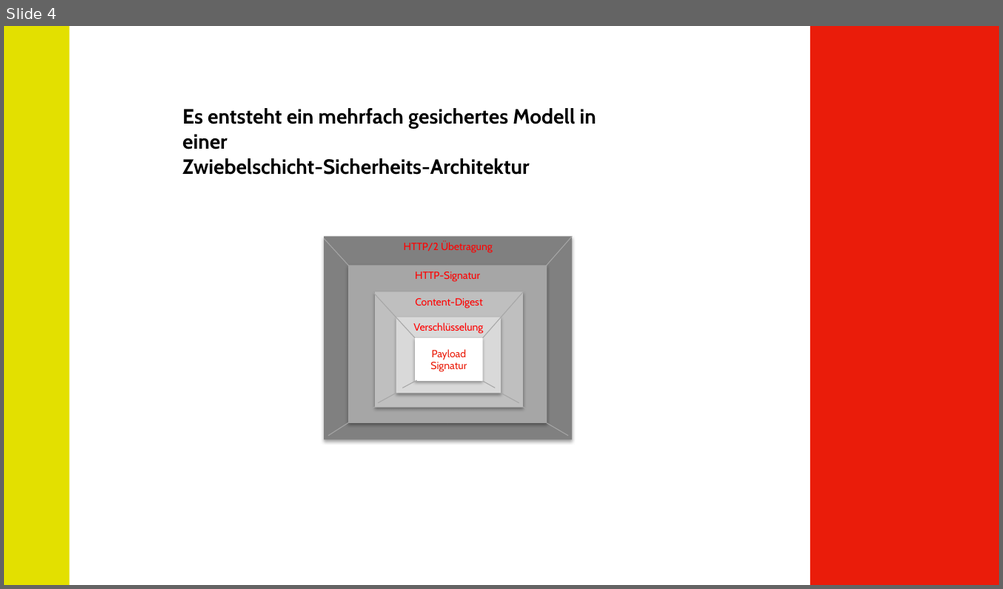
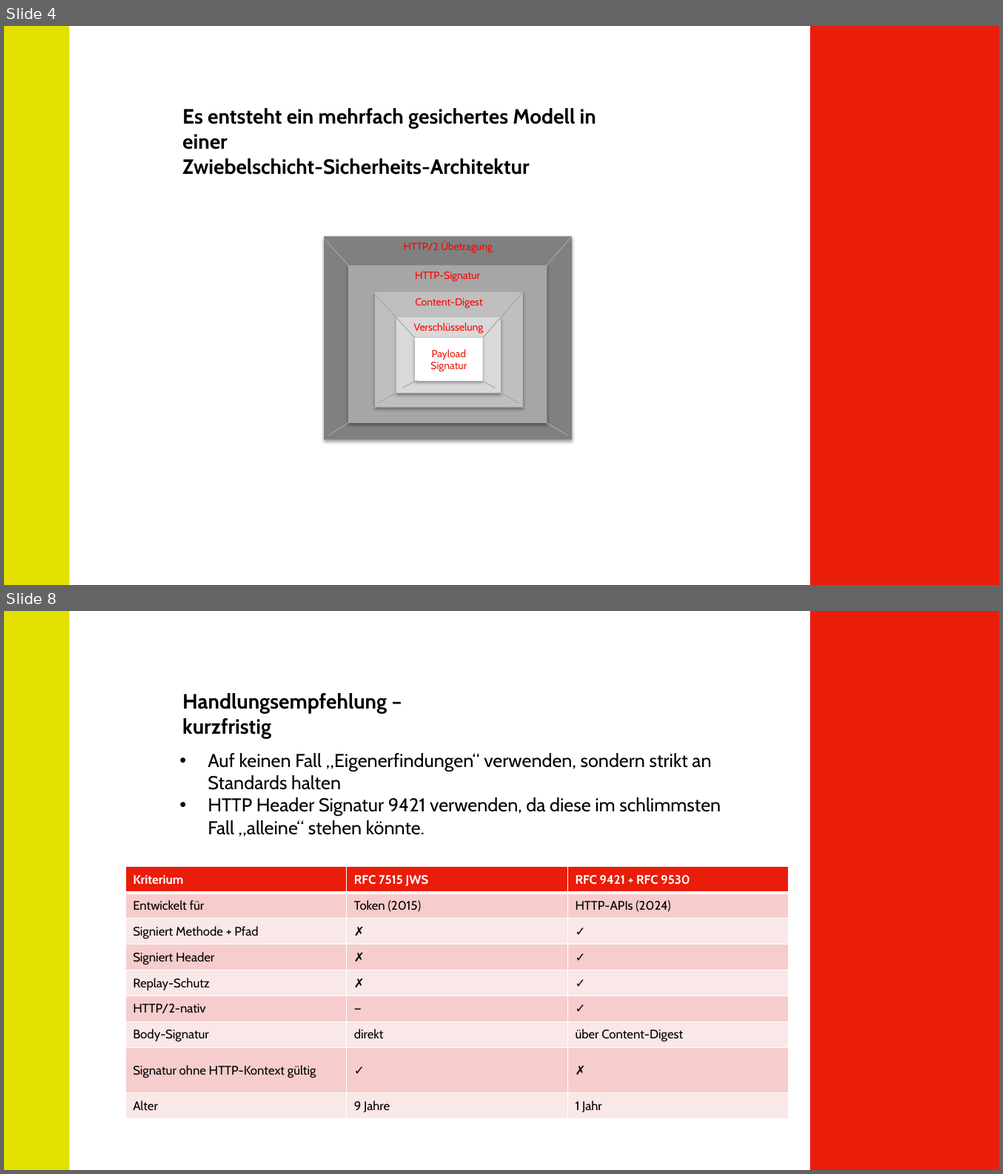
Before and after one commit to edgar-jung-test/gpke, a slide deck: docs/security/202600530_API_Security.pptx. Shown one above the other, each under a label of ours: slide 4 before the commit, slides 4 and 8 after it; the slides between them are not shown. The pictures are 1003x589 and 1003x1174 pixels, drawn with LibreOffice and Linux fonts; fonts in the diff are those of the drawing. Boxes give left, top, right and bottom in pixels: in the first picture for what was removed or moved away, otherwise in the second. Text is boxed around its words. In the diff, an @@ line names an element or a change of style, - is before the commit and + after.

```diff
--- a/docs/security/202600530_API_Security.pptx
+++ b/docs/security/202600530_API_Security.pptx
@@ slide 8 added at (4,611,999,1170), background #FFFFFF; not listed: 2 template elements that a slide beside it also shows @@
@@ text added at (182,693,387,738), 20 pt, text #000000, bold @@
+Handlungsempfehlung – kurzfristig
@@ text added at (208,753,720,837), 18 pt, text #000000 @@
+• Auf keinen Fall „Eigenerfindungen“ verwenden, sondern strikt an Standards halten
+• HTTP Header Signatur 9421 verwenden, da diese im schlimmsten Fall „alleine“ stehen könnte.
@@ table added at (125,867,788,1119), 9 rows, 3 columns @@
+Kriterium | RFC 7515 JWS | RFC 9421 + RFC 9530
+Entwickelt für | Token (2015) | HTTP-APIs (2024)
+Signiert Methode + Pfad | ✗ | ✓
+Signiert Header | ✗ | ✓
+Replay-Schutz | ✗ | ✓
+HTTP/2-nativ | — | ✓
+Body-Signatur | direkt | über Content-Digest
+Signatur ohne HTTP-Kontext gültig | ✓ | ✗
+Alter | 9 Jahre | 1 Jahr
```
Also in this commit, not shown: 1 slide changed, 2 other slides added, 11 other files.
